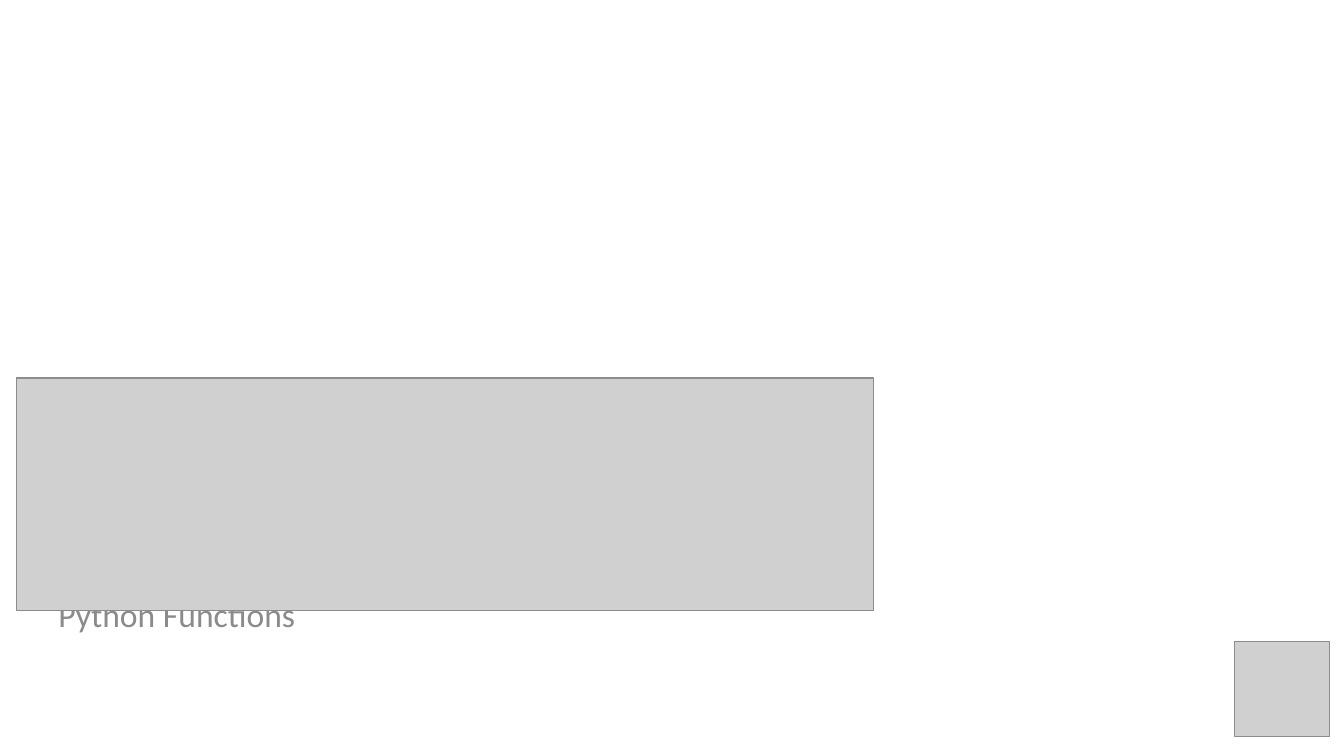
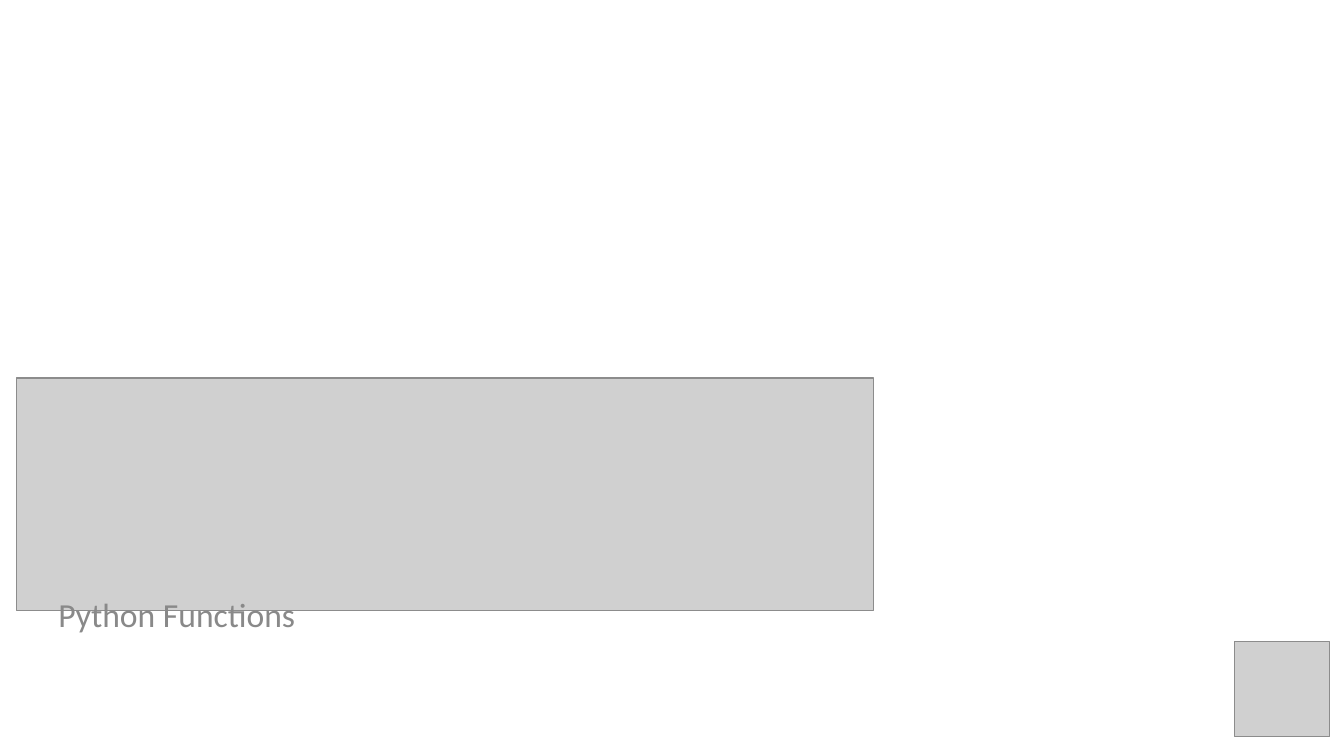
Before and after one commit to PracticumAI/python, a slide deck: slide 1 of presentations/03.3_functions.pptx. Drawn at 1344x756 pixels with LibreOffice and Linux fonts; fonts in the diff are those of the drawing; grey boxes stand for pictures. Boxes give left, top, right and bottom in pixels: in the first picture for what was removed or moved away, otherwise in the second. Text is boxed around its words. In the diff, an @@ line names an element or a change of style, - is before the commit and + after.

```diff
--- a/presentations/03.3_functions.pptx
+++ b/presentations/03.3_functions.pptx
@@ title "Python Functions" at bbox=[58, 604, 295, 635]: text colour #8C8C8C to #898989; less space between paragraphs; vertical alignment top to bottom @@
```
Also in this commit, not shown: 12 other slides changed, 2 slides added, 2 slides removed, 3 other files.
